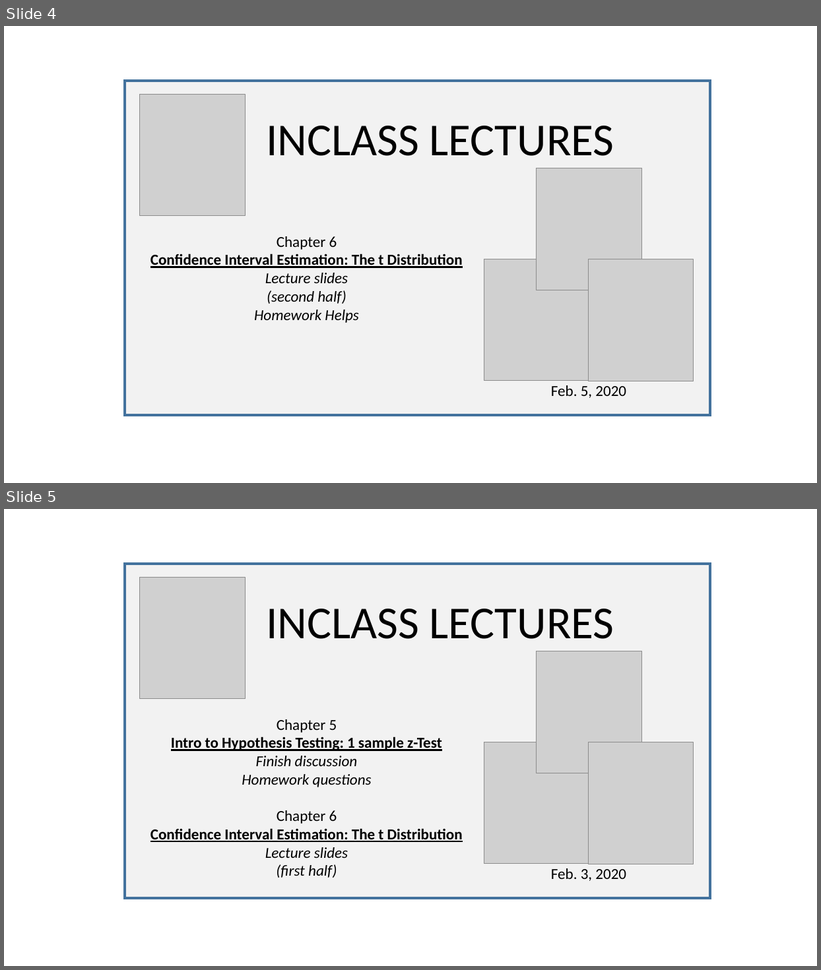
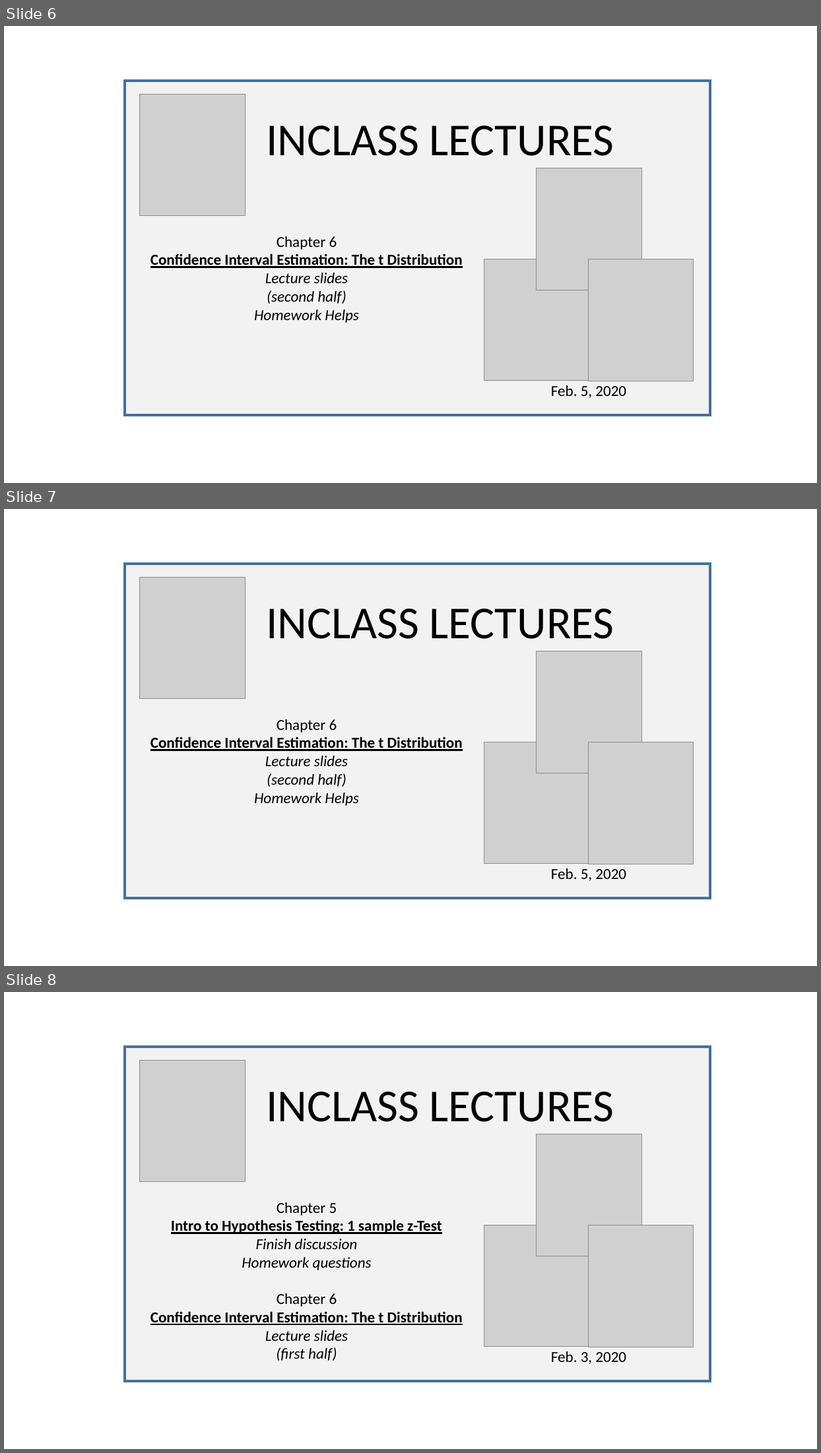
Before and after one commit to SarBearSchwartz/SarBearSchwartz.github.io, a slide deck: static/img/youtube_thumbnails/video_thumbnail_building.pptx. Shown one above the other, each under a label of ours: slides 4 and 5 before the commit, slides 6, 7 and 8 after it. The pictures are 821x970 and 821x1453 pixels, drawn with LibreOffice and Linux fonts; fonts in the diff are those of the drawing; grey boxes stand for pictures. Boxes give left, top, right and bottom in pixels: in the first picture for what was removed or moved away, otherwise in the second. Text is boxed around its words. In the diff, an @@ line names an element or a change of style, - is before the commit and + after.

```diff
--- a/static/img/youtube_thumbnails/video_thumbnail_building.pptx
+++ b/static/img/youtube_thumbnails/video_thumbnail_building.pptx
@@ slide 7 added at bbox=[4, 509, 817, 966], background #FFFFFF @@
@@ rectangle added at bbox=[125, 564, 710, 898], fill #F2F2F2, outline #43739E 3 pt @@
@@ picture added at bbox=[140, 578, 246, 699] @@
@@ text added at bbox=[266, 609, 614, 639], 54 pt, text #000000 @@
+INCLASS LECTURES
@@ picture added at bbox=[537, 652, 642, 774] @@
@@ text added at bbox=[151, 720, 463, 806], 18 pt, text #000000 @@
+Chapter 6
+Confidence Interval Estimation: The t Distribution
+Lecture slides
+(second half)
+Homework Helps
@@ picture added at bbox=[484, 742, 589, 864] @@
@@ picture added at bbox=[588, 743, 694, 865] @@
@@ text added at bbox=[551, 869, 626, 881], 18 pt, text #000000 @@
+Feb. 5, 2020
@@ what was slide 4 is now slide 6 @@
@@ what was slide 5 is now slide 8 @@
```
Also in this commit, not shown: 2 other slides added, 2 other files.
